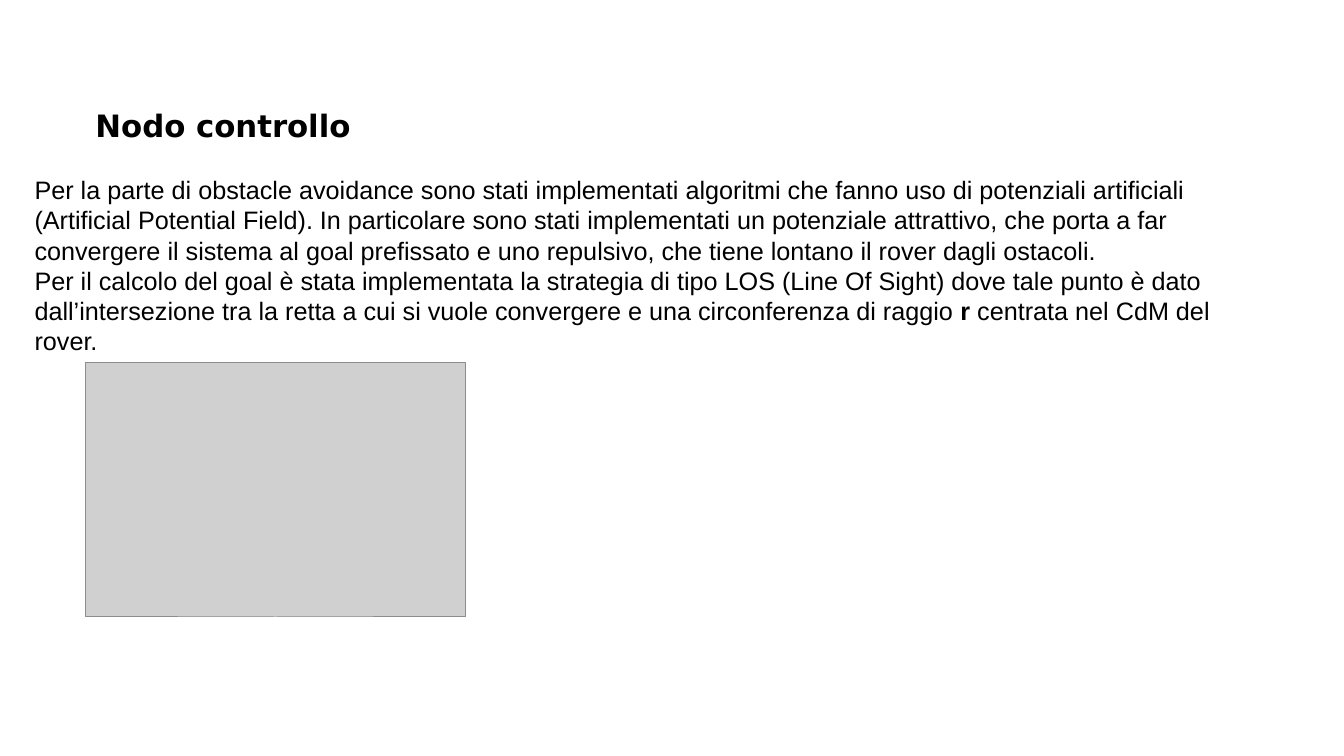
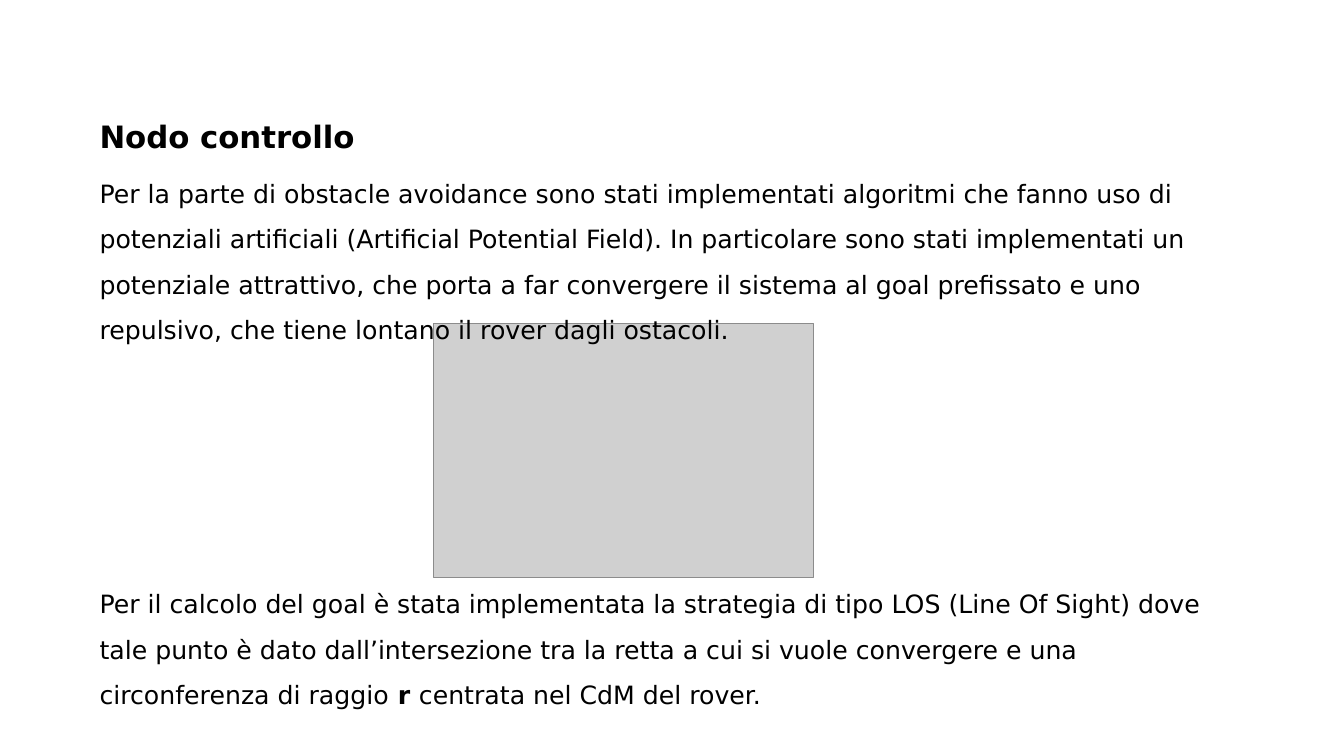
Before and after one commit to MarcoMinarelli/Rover_LabAuto, a slide deck: slide 7 of Presentazione LabAuto.pptx. Drawn at 1344x756 pixels with LibreOffice and Linux fonts; fonts in the diff are those of the drawing; grey boxes stand for pictures; background and template pictures are left out. Boxes give left, top, right and bottom in pixels: in the first picture for what was removed or moved away, otherwise in the second. Text is boxed around its words. In the diff, an @@ line names an element or a change of style, - is before the commit and + after.

Commit message:
upload presentazione

```diff
--- a/Presentazione LabAuto.pptx
+++ b/Presentazione LabAuto.pptx
@@ title "Nodo controllo": place and size @@
-title "Nodo controllo" at bbox=[95, 113, 350, 138]
+title "Nodo controllo" at bbox=[100, 124, 354, 149]
@@ text "Per la parte di obstacle ...": place and size @@
-text "Per la parte di obstacle ..." at bbox=[35, 180, 1210, 351]
+text "Per la parte di obstacle ..." at bbox=[100, 184, 1184, 345]
@@ text "Per la parte di obstacle ..." at bbox=[100, 184, 1184, 345]: font Arial to DejaVu Sans; line spacing 1 to 1.5 @@
@@ text at bbox=[35, 271, 1210, 351]: paragraph removed @@
-Per il calcolo del goal è stata implementata la strategia di tipo LOS (Line Of Sight) dove tale punto è dato dall’intersezione tra la retta a cui si vuole convergere e una circonferenza di raggio r centrata nel CdM del rover.
@@ picture: place and size @@
-picture at bbox=[86, 363, 466, 617]
+picture at bbox=[434, 324, 814, 578]
@@ text added at bbox=[100, 593, 1200, 710], 18 pt, text #000000 @@
+Per il calcolo del goal è stata implementata la strategia di tipo LOS (Line Of Sight) dove tale punto è dato dall’intersezione tra la retta a cui si vuole convergere e una circonferenza di raggio r centrata nel CdM del rover.
```
Also in this commit, not shown: 6 other slides changed.
